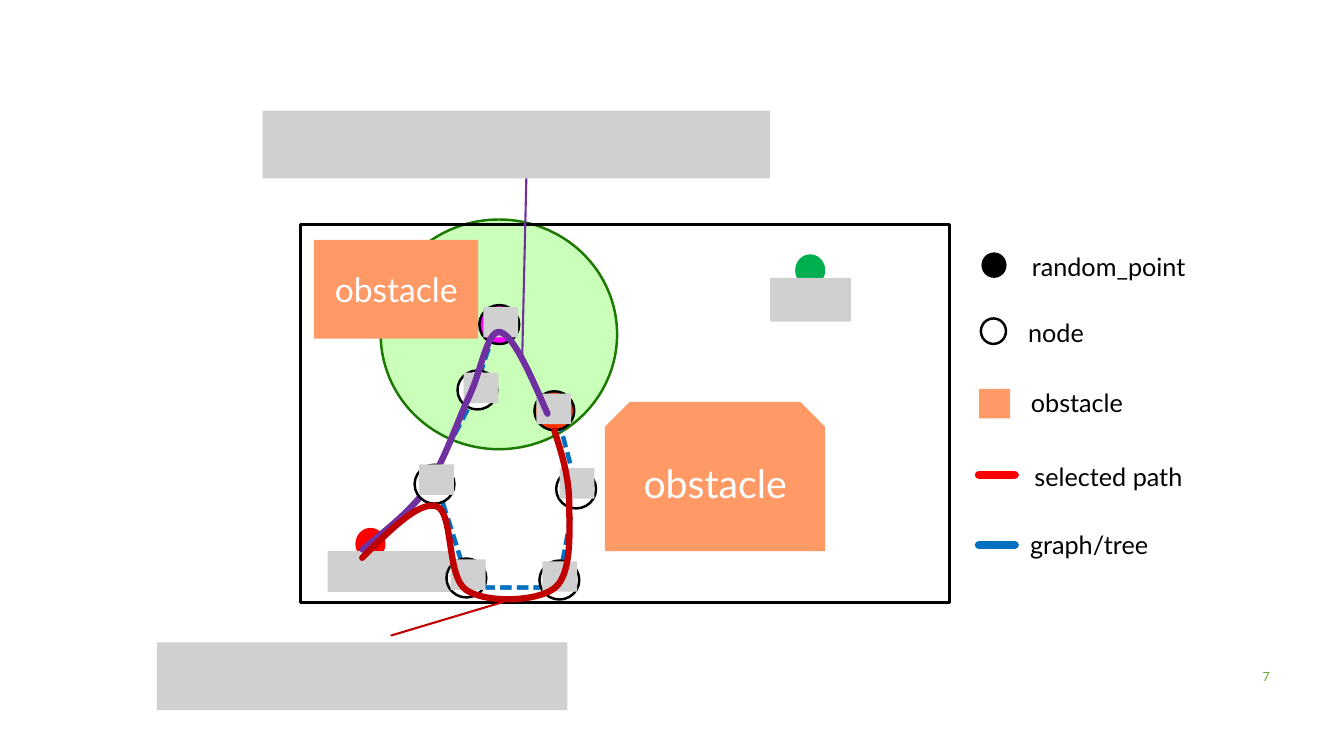
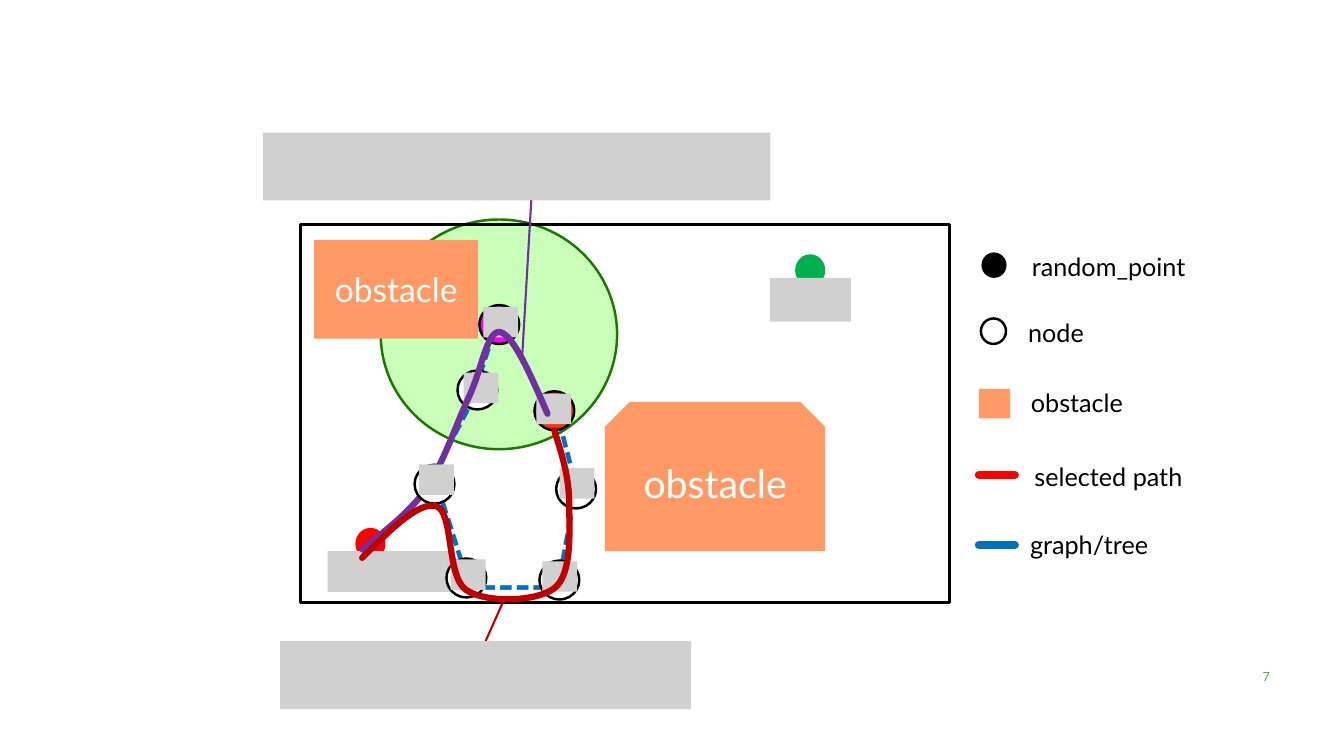
Before and after one commit to study-robotics/mathematics-and-robotics, a slide deck: slide 7 of path_planning/random_sampling/rrt_star/rrt_star.pptx. Drawn at 1344x756 pixels with LibreOffice and Linux fonts; fonts in the diff are those of the drawing; grey boxes stand for pictures. Boxes give left, top, right and bottom in pixels: in the first picture for what was removed or moved away, otherwise in the second. Text is boxed around its words. In the diff, an @@ line names an element or a change of style, - is before the commit and + after.

```diff
--- a/path_planning/random_sampling/rrt_star/rrt_star.pptx
+++ b/path_planning/random_sampling/rrt_star/rrt_star.pptx
@@ picture: place and size @@
-picture at [262, 111, 769, 178]
+picture at [263, 133, 770, 201]
@@ line moved from (522, 356) - (526, 178) to (522, 356) - (531, 198) @@
@@ line moved from (391, 635) - (503, 602) to (486, 641) - (503, 602) @@
@@ picture: place and size @@
-picture at [157, 642, 568, 710]
+picture at [280, 641, 691, 709]
```
Also in this commit, not shown: 2 other slides changed, 28 other files.
